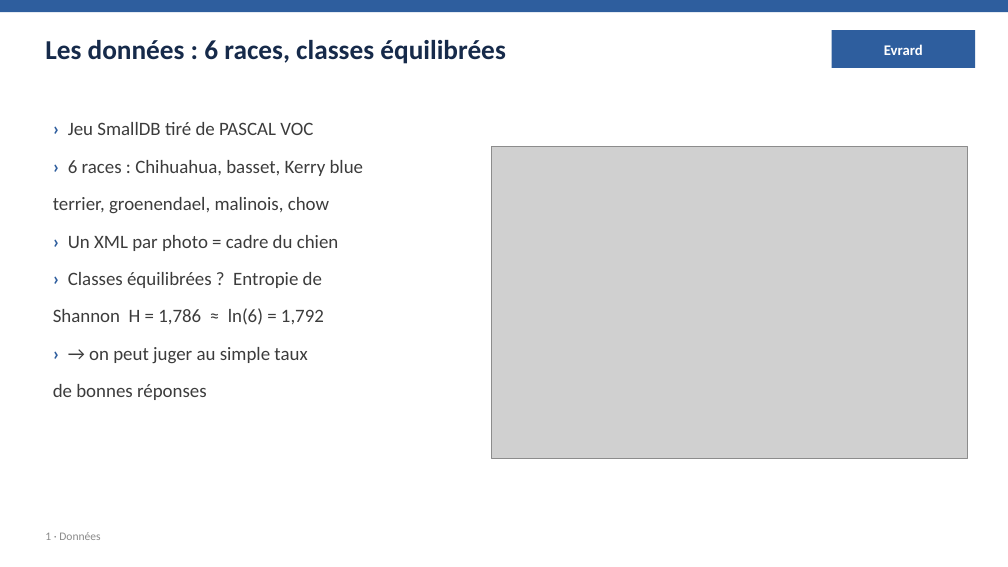
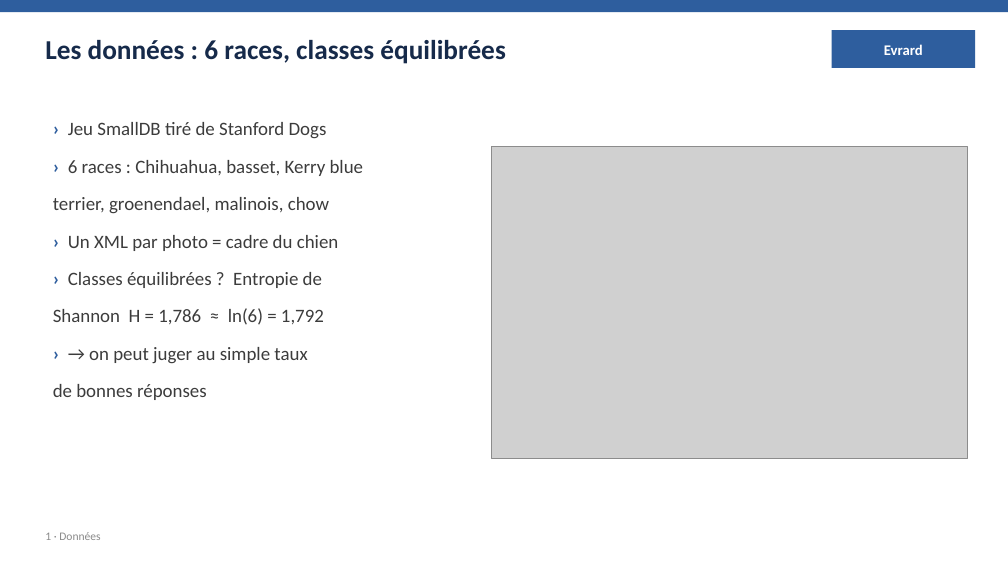
Before and after one commit to BnRomain/Intro-ML, a slide deck: slide 3 of presentation/presentation.pptx. Drawn at 1008x567 pixels with LibreOffice and Linux fonts; fonts in the diff are those of the drawing; grey boxes stand for pictures. Boxes give left, top, right and bottom in pixels: in the first picture for what was removed or moved away, otherwise in the second. Text is boxed around its words. In the diff, an @@ line names an element or a change of style, - is before the commit and + after.

```diff
--- a/presentation/presentation.pptx
+++ b/presentation/presentation.pptx
@@ text at (68, 122, 327, 139): text changed @@
-› Jeu SmallDB tiré de PASCAL VOC
+› Jeu SmallDB tiré de Stanford Dogs
```
Also in this commit, not shown: 7 other slides changed, 6 other files.
